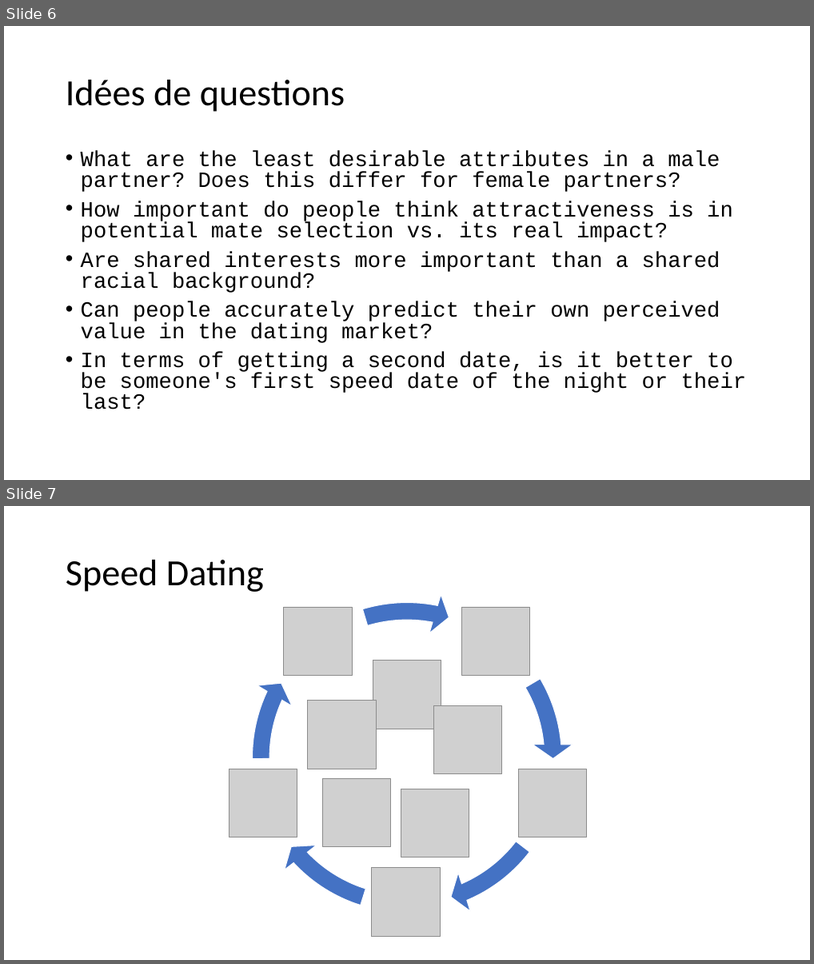
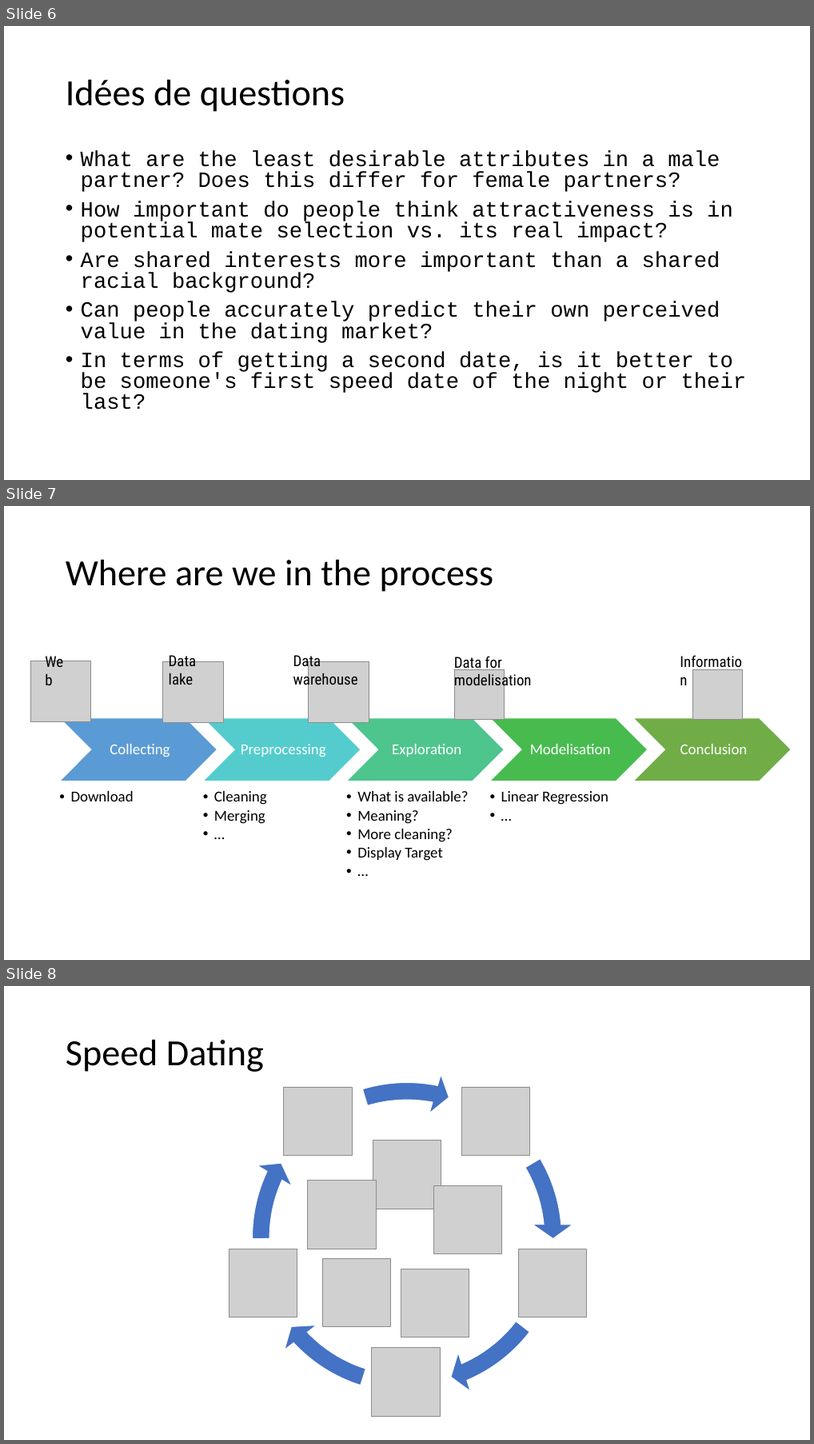
Before and after one commit to 40tude/fullstack_mars_2024, a slide deck: 02_EDA/Project_Speed_Dating/projet_speed_dating.pptx. Shown one above the other, each under a label of ours: slides 6 and 7 before the commit, slides 6, 7 and 8 after it. The pictures are 814x964 and 814x1444 pixels, drawn with LibreOffice and Linux fonts; fonts in the diff are those of the drawing; grey boxes stand for pictures. Boxes give left, top, right and bottom in pixels: in the first picture for what was removed or moved away, otherwise in the second. Text is boxed around its words. In the diff, an @@ line names an element or a change of style, - is before the commit and + after.

```diff
--- a/02_EDA/Project_Speed_Dating/projet_speed_dating.pptx
+++ b/02_EDA/Project_Speed_Dating/projet_speed_dating.pptx
@@ slide 7 added at bbox=[4, 506, 810, 960], background #FFFFFF @@
@@ title added at bbox=[66, 560, 494, 592], 44 pt, text #000000 @@
+Where are we in the process
@@ text added at bbox=[42, 649, 72, 673], 18 pt, text #000000 @@
+Web
@@ text added at bbox=[678, 649, 748, 673], 18 pt, text #000000 @@
+Information
@@ picture added at bbox=[30, 661, 91, 721] @@
@@ picture added at bbox=[163, 661, 223, 722] @@
@@ text added at bbox=[169, 652, 196, 684], 18 pt, text #000000 @@
+Data lake
@@ text added at bbox=[294, 655, 358, 689], 18 pt, text #000000 @@
+Data warehouse
@@ picture added at bbox=[308, 661, 369, 722] @@
@@ text added at bbox=[454, 656, 532, 690], 18 pt, text #000000 @@
+Data for modelisation
@@ picture added at bbox=[455, 669, 505, 719] @@
@@ picture added at bbox=[694, 669, 743, 719] @@
@@ group added at bbox=[60, 718, 792, 860]: 9 texts, 5 chevrons @@
+Collecting
+  • Download
+Preprocessing
+  • Cleaning
+  • Merging
+  • …
+Exploration
+  • What is available?
+  • Meaning?
+  • More cleaning?
+  • Display Target
+  • …
+Modelisation
+  • Linear Regression
+  • …
+Conclusion
@@ what was slide 7 is now slide 8 @@
```
Also in this commit, not shown: 48 other files.
